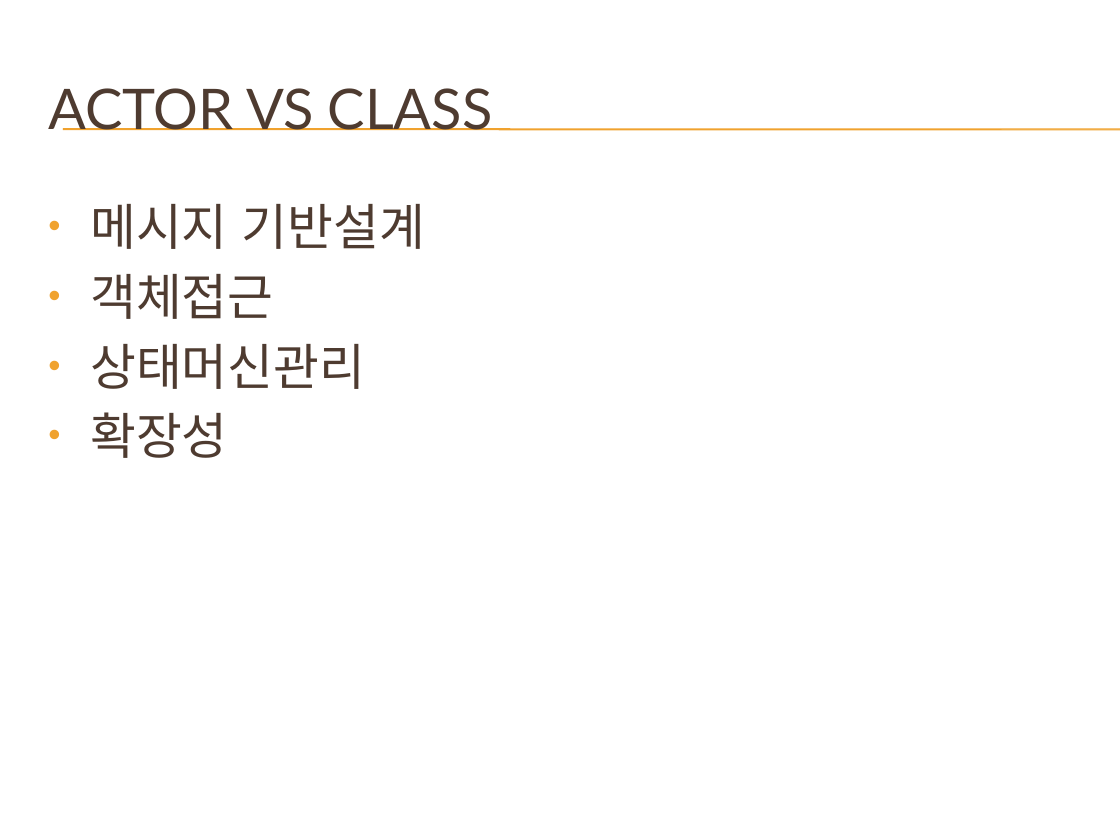
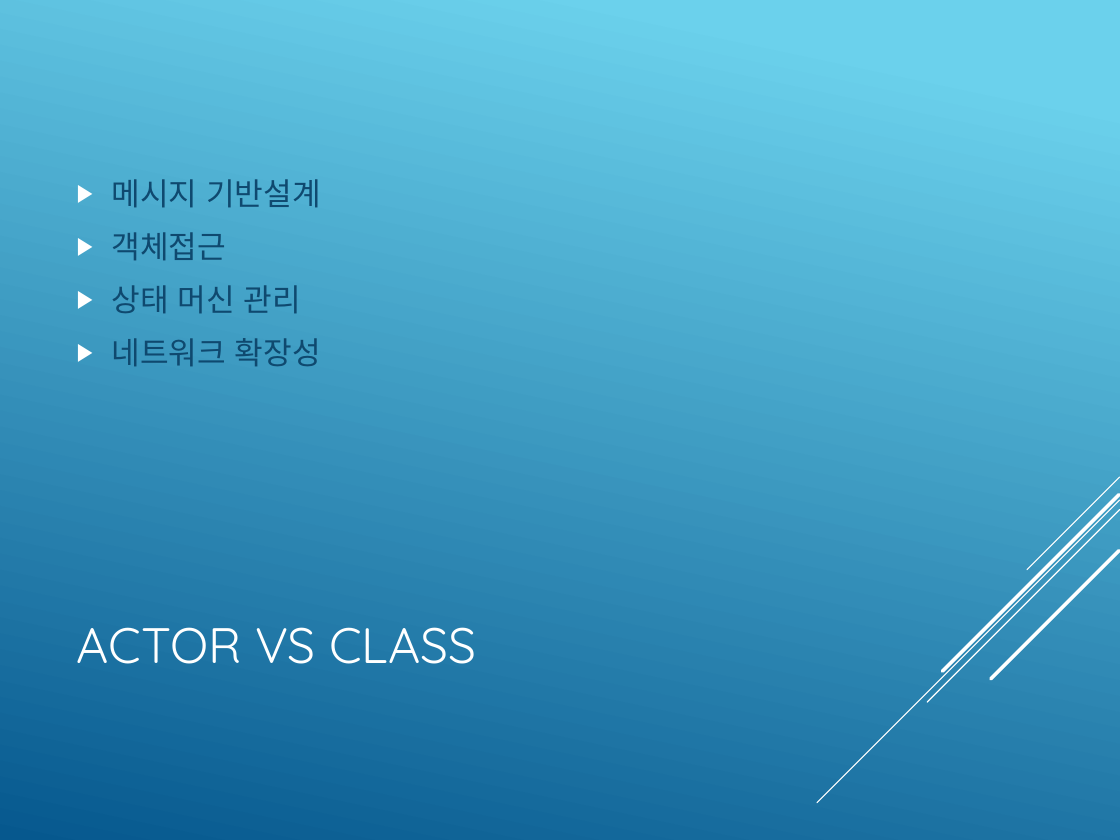
Before and after one commit to psmon/AkkaNetTest, a slide deck: slide 8 of AkkaForMicroService.pptx. Drawn at 1120x840 pixels with LibreOffice and Linux fonts; fonts in the diff are those of the drawing; background and template pictures are left out. Boxes give left, top, right and bottom in pixels: in the first picture for what was removed or moved away, otherwise in the second. Text is boxed around its words. In the diff, an @@ line names an element or a change of style, - is before the commit and + after.

```diff
--- a/AkkaForMicroService.pptx
+++ b/AkkaForMicroService.pptx
@@ background picture (left out) to gradient #6ED2EB to #06588E @@
@@ text "메시지 기반설계": place and size @@
-text "메시지 기반설계" at [90,204,425,458]
+text "메시지 기반설계" at [112,179,321,366]
@@ text "메시지 기반설계" at [112,179,321,366]: vertical alignment top to middle @@
@@ line removed from (63, 129) to (1120, 129) @@
@@ line removed from (63, 130) to (1120, 130) @@
@@ text at [112,179,321,261]: size 32 to 20 pt, font Lato to Quicksand, text colour #4E3B30 to #0F496F in "메시지 기반설계", "객체접근"; bullet • to ▶; more space between paragraphs; bullet colour #F0A22E to #FFFFFF @@
@@ text at [112,285,321,366]: text changed; size 32 to 20 pt; font Lato to Quicksand; text colour #4E3B30 to #0F496F @@
-• 상태머신관리
-• 확장성
+▶ 상태 머신 관리
+▶ 네트워크 확장성
@@ title "ACTOR VS CLASS": place and size @@
-title "ACTOR VS CLASS" at [48,88,493,130]
+title "ACTOR VS CLASS" at [77,627,476,664]
@@ title "ACTOR VS CLASS" at [77,627,476,664]: size 36 to 32 pt, font Lato to Quicksand, text colour #4E3B30 to #FFFFFF @@
@@ group added at [818,477,1120,803]: 5 lines @@
```
Also in this commit, not shown: 9 other slides changed, 1 slide added, 1 slide removed, 5 other files.
